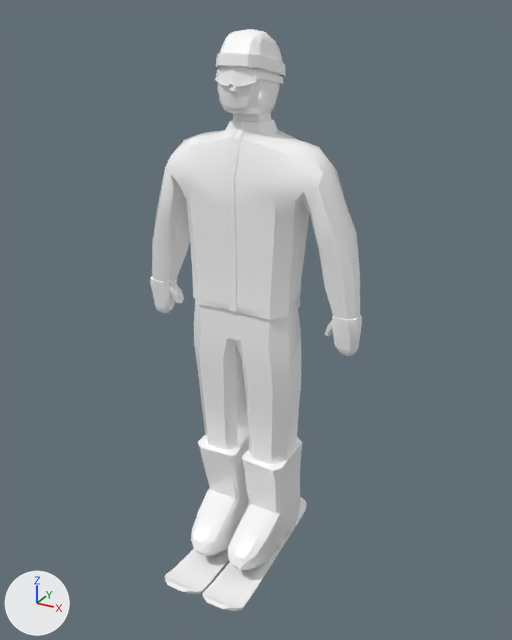
Renders of the glTF model art/PlayerModel.glb from each side of a commit.
One viewpoint serves both versions: a 50 mm camera at (1.56, -2.81, 1.22) aimed at (0.05, -0.08, -0.15). The axes (+X, +Y, +Z) are drawn at lower left. The lights are the same throughout.

Names of what the first picture shows: 'cap', 'goggles', 'skier', 'snowshoeL', 'snowshoeR'.
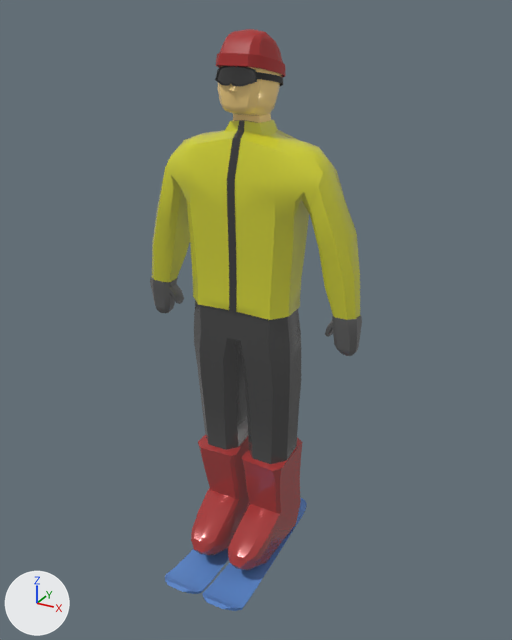
Pixel boxes [x1, y1, x2, y2] of what changed, in the pictures (512 x 640 px):
'skier', surface changed
    both: [150, 66, 362, 570]
'snowshoeL', surface changed (white to blue)
    both: [202, 498, 307, 611]
'cap', surface changed (white to red)
    both: [216, 29, 286, 77]
'snowshoeR', surface changed (white to blue)
    both: [165, 549, 229, 594]
'goggles', surface changed (white to black)
    both: [215, 66, 283, 86]

What changed in the scene script:
```text
Add img_almette_small:
    img_almette_small = load_image('almette_small', '_unpacked/almette_small', 8, 4, 'sRGB')
Change mat_material_003:
    remove mat_material_003.base_color = (1.0, 1.0, 1.0)  # white #ffffff
    add mat_material_003.texture = img_almette_small
Change mat_material_002:
    remove mat_material_002.base_color = (1.0, 1.0, 1.0)  # white #ffffff
    add mat_material_002.texture = img_almette_small
```
